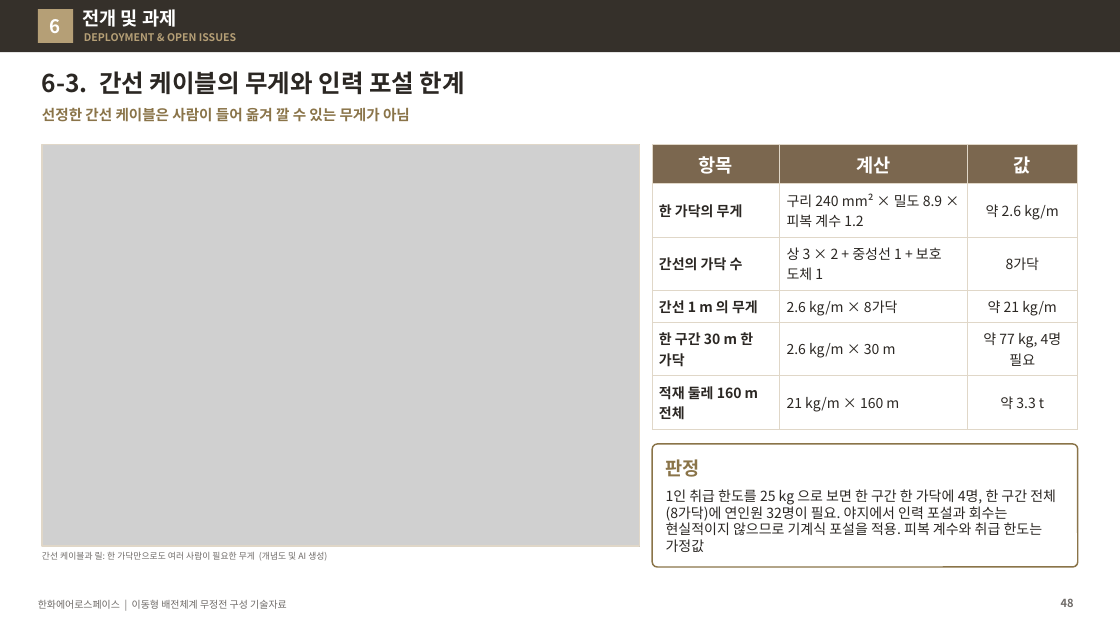
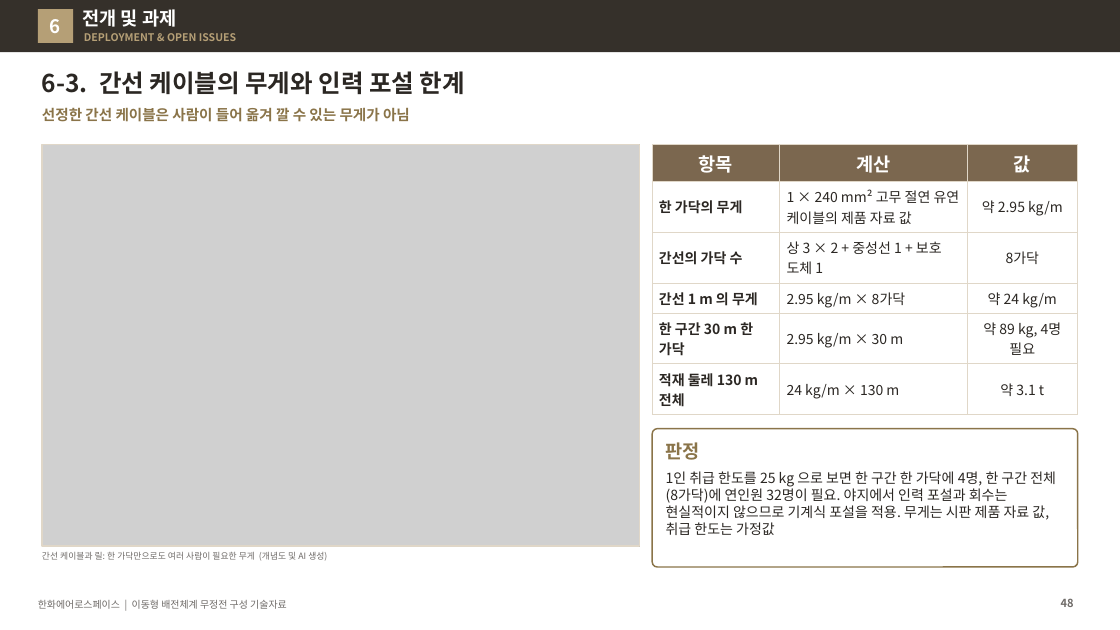
Before and after one commit to byunjd112-hue/headroom, a slide deck: slide 48 of mobile_ems/docs/out/IFPS_이동형배전체계_무정전구성_기술자료_Rev72.pptx. Drawn at 1120x630 pixels with LibreOffice and Linux fonts; fonts in the diff are those of the drawing; grey boxes stand for pictures. Boxes give left, top, right and bottom in pixels: in the first picture for what was removed or moved away, otherwise in the second. Text is boxed around its words. In the diff, an @@ line names an element or a change of style, - is before the commit and + after.

```diff
--- a/mobile_ems/docs/out/IFPS_이동형배전체계_무정전구성_기술자료_Rev72.pptx
+++ b/mobile_ems/docs/out/IFPS_이동형배전체계_무정전구성_기술자료_Rev72.pptx
@@ table at [652,145,1078,411] @@
-row 2, column 2: 구리 240 mm² × 밀도 8.9 × 피복 계수 1.2
+row 2, column 2: 1 × 240 mm² 고무 절연 유연 케이블의 제품 자료 값
-row 2, column 3: 약 2.6 kg/m
+row 2, column 3: 약 2.95 kg/m
-row 4, column 2: 2.6 kg/m × 8가닥
+row 4, column 2: 2.95 kg/m × 8가닥
-row 4, column 3: 약 21 kg/m
+row 4, column 3: 약 24 kg/m
-row 5, column 2: 2.6 kg/m × 30 m
+row 5, column 2: 2.95 kg/m × 30 m
-row 5, column 3: 약 77 kg, 4명 필요
+row 5, column 3: 약 89 kg, 4명 필요
-row 6: 적재 둘레 160 m 전체 | 21 kg/m × 160 m | 약 3.3 t
+row 6: 적재 둘레 130 m 전체 | 24 kg/m × 130 m | 약 3.1 t
@@ rounded rectangle: place and size @@
-rounded rectangle at [652,444,1078,567]
+rounded rectangle at [652,429,1078,567]
@@ rounded rectangle at [652,429,1078,567]: proportions changed @@
@@ text "판정": place and size @@
-text "판정" at [666,459,700,477]
+text "판정" at [666,442,700,460]
@@ text at [666,471,1056,535]: text changed @@
-1인 취급 한도를 25 kg 으로 보면 한 구간 한 가닥에 4명, 한 구간 전체(8가닥)에 연인원 32명이 필요. 야지에서 인력 포설과 회수는 현실적이지 않으므로 기계식 포설을 적용. 피복 계수와 취급 한도는 가정값
+1인 취급 한도를 25 kg 으로 보면 한 구간 한 가닥에 4명, 한 구간 전체(8가닥)에 연인원 32명이 필요. 야지에서 인력 포설과 회수는 현실적이지 않으므로 기계식 포설을 적용. 무게는 시판 제품 자료 값, 취급 한도는 가정값
```
Also in this commit, not shown: 4 other slides changed, 1 slide added, 2 other files.
